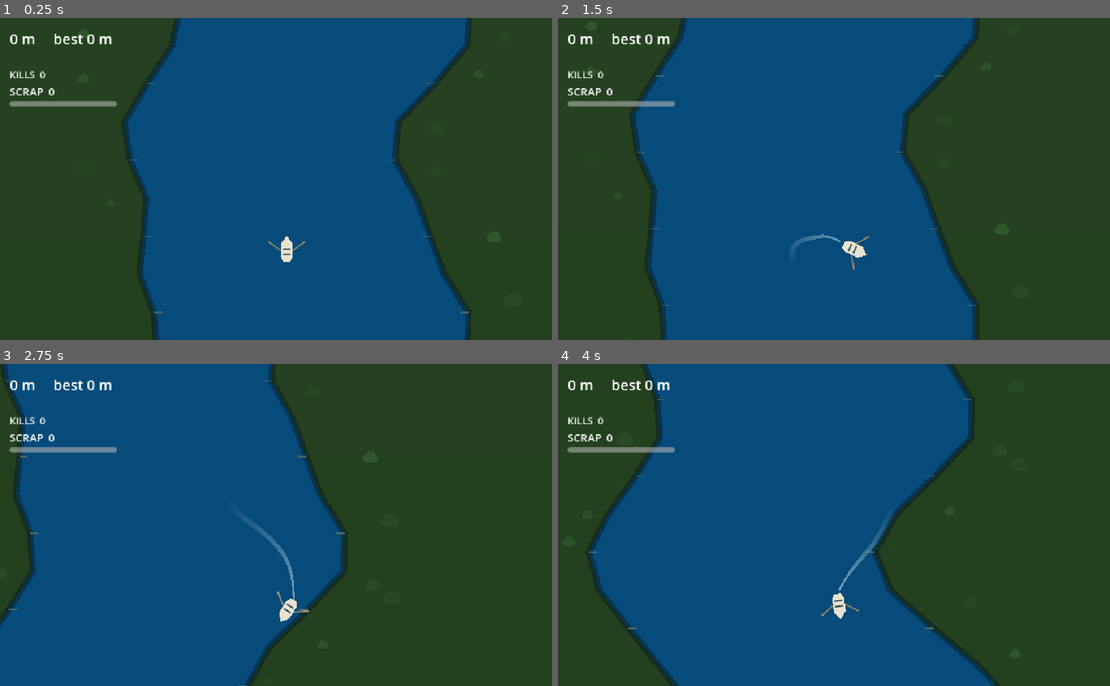
Above: before the commit, frames 1-4 (two rows, left to right).
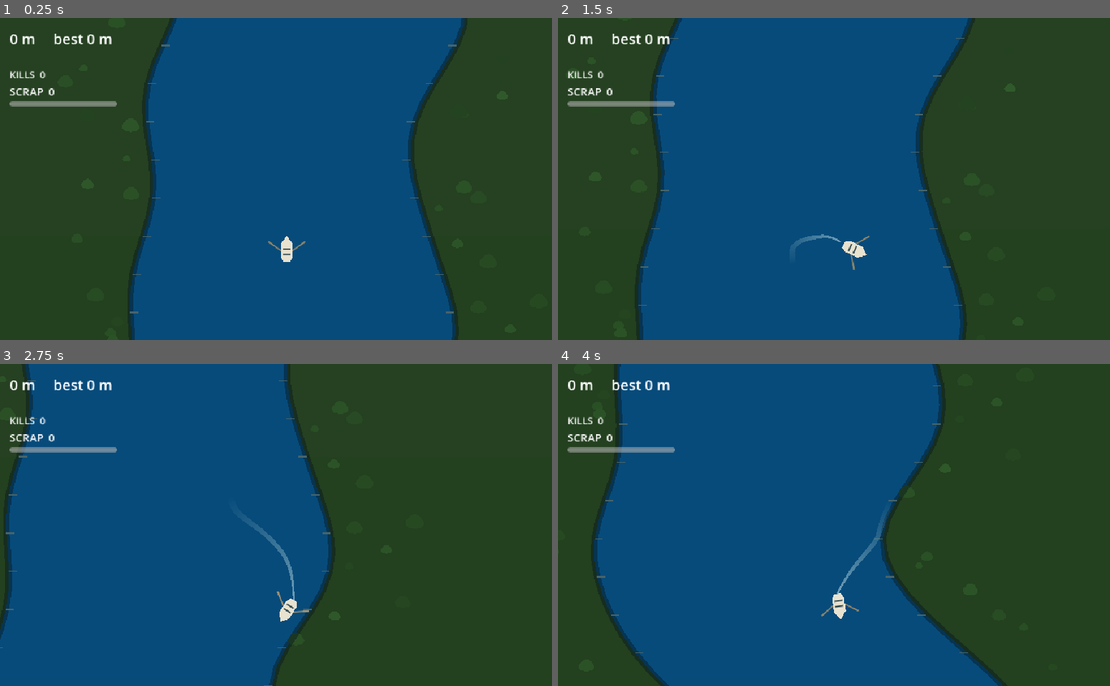
Above: after the commit, the same moments.

Repository: UnderstoodUseYourUsernameHere/break-water
Game: Godot game, scene res://scenes/Main.tscn
The game is run twice, just before and just after one commit, with the same random seed, the same clock (stepped at 60 frames per second) and the same inputs.
Inputs (mouse positions are in pixels of both pictures, inside the frame that each line leads up to):
- Up to frame 1 (0.25 s): no input
- Up to frame 2 (1.5 s): tap Enter at 0.5 s; move the mouse to (972, 162) at 0.52 s; hold D (steer_right) 0.53-1.25 s; hold W (row) 0.53-1.25 s; click (972, 162) at 0.67 s; drag from (729, 195) to (817, 243) at 1.27 s
- Up to frame 3 (2.75 s): move the mouse to (342, 454) at 2.02 s; hold D (steer_right) from 2.03 s (still down); hold W (row) from 2.03 s (still down); click (342, 454) at 2.1 s
- Up to frame 4 (4 s): release D (steer_right) at 2.75 s; release W (row) at 2.75 s; drag from (817, 589) to (673, 476) at 2.77 s; move the mouse to (1016, 573) at 3.52 s; hold A (steer_left) from 3.53 s (still down); hold W (row) from 3.53 s (still down)

The runs differ from the first frame. In frame 1, 4.5% of the frame differs, in the area x 22-91%, y 0-100%; in frame 2, 4.6%; in frame 3, 4.4%; in frame 4, 7.2%, in the area x 5-81%, y 0-100%.

Commit message:
feat: river now smoother and less jagged

Diff:
--- a/scripts/river_profile.gd
+++ b/scripts/river_profile.gd
@@ -1,23 +1,28 @@
 class_name RiverProfile
 extends RefCounted
 
-const STEP := 64
-const SEGMENTS := 12
+const STEP := 32
+const SEGMENTS := 24
 const HEIGHT := STEP * SEGMENTS
+
 const BASE_HALF_WIDTH := 240.0
 const MIN_HALF_WIDTH := 145.0
 const MAX_HALF_WIDTH := 305.0
 
+const BEND_AMPLITUDE := 330.0
+const WIDTH_AMPLITUDE := 178.0
+const SMOOTH_SPAN := 80.0
+const LAUNCH_CENTERING := 420.0
+
 var run_seed: int
+
 var _bend := FastNoiseLite.new()
 var _width := FastNoiseLite.new()
+var _row_cache: Dictionary = {}
 
 func _init(seed_value: int = 2250) -> void:
 	run_seed = seed_value
 	_configure(_bend, run_seed, 0.0019)
-	_bend.fractal_type = FastNoiseLite.FRACTAL_FBM
-	_bend.fractal_octaves = 2
-	_bend.fractal_gain = 0.45
 	_configure(_width, run_seed ^ 0x35ad, 0.0025)
 
 func _configure(field: FastNoiseLite, field_seed: int, frequency: float) -> void:
@@ -29,19 +34,39 @@
 static func chunk_id_at(y: float) -> int:
 	return floori(y / float(HEIGHT))
 
+func _smooth(field: FastNoiseLite, y: float) -> float:
+	return (
+		field.get_noise_1d(y - SMOOTH_SPAN) * 0.12
+		+ field.get_noise_1d(y - SMOOTH_SPAN * 0.5) * 0.23
+		+ field.get_noise_1d(y) * 0.30
+		+ field.get_noise_1d(y + SMOOTH_SPAN * 0.5) * 0.23
+		+ field.get_noise_1d(y + SMOOTH_SPAN) * 0.12
+	)
+
 func banks_on_row(row: int) -> Vector2:
+	if _row_cache.has(row):
+		return _row_cache[row]
+
 	var y := float(row * STEP)
-	var center := 430.0 * _bend.get_noise_1d(y)
-	center *= smoothstep(0.0, 256.0, absf(y))
+
+	var center := BEND_AMPLITUDE * _smooth(_bend, y)
+	center *= smoothstep(0.0, LAUNCH_CENTERING, absf(y))
 
 	var half_width := clampf(
-		BASE_HALF_WIDTH + 115.0 * _width.get_noise_1d(y),
+		BASE_HALF_WIDTH + WIDTH_AMPLITUDE * _smooth(_width, y),
 		MIN_HALF_WIDTH,
 		MAX_HALF_WIDTH
 	)
-	return Vector2(center - half_width, center + half_width)
+
+	var banks := Vector2(center - half_width, center + half_width)
+	_row_cache[row] = banks
+	return banks
 
 func banks_at(y: float) -> Vector2:
 	var row := floori(y / float(STEP))
-	var weight := (y - float(row * STEP)) / float(STEP)
-	return banks_on_row(row).lerp(banks_on_row(row + 1), weight)
+	var t := (y - float(row * STEP)) / float(STEP)
+
+	return banks_on_row(row).lerp(
+		banks_on_row(row + 1),
+		smoothstep(0.0, 1.0, t)
+	)
